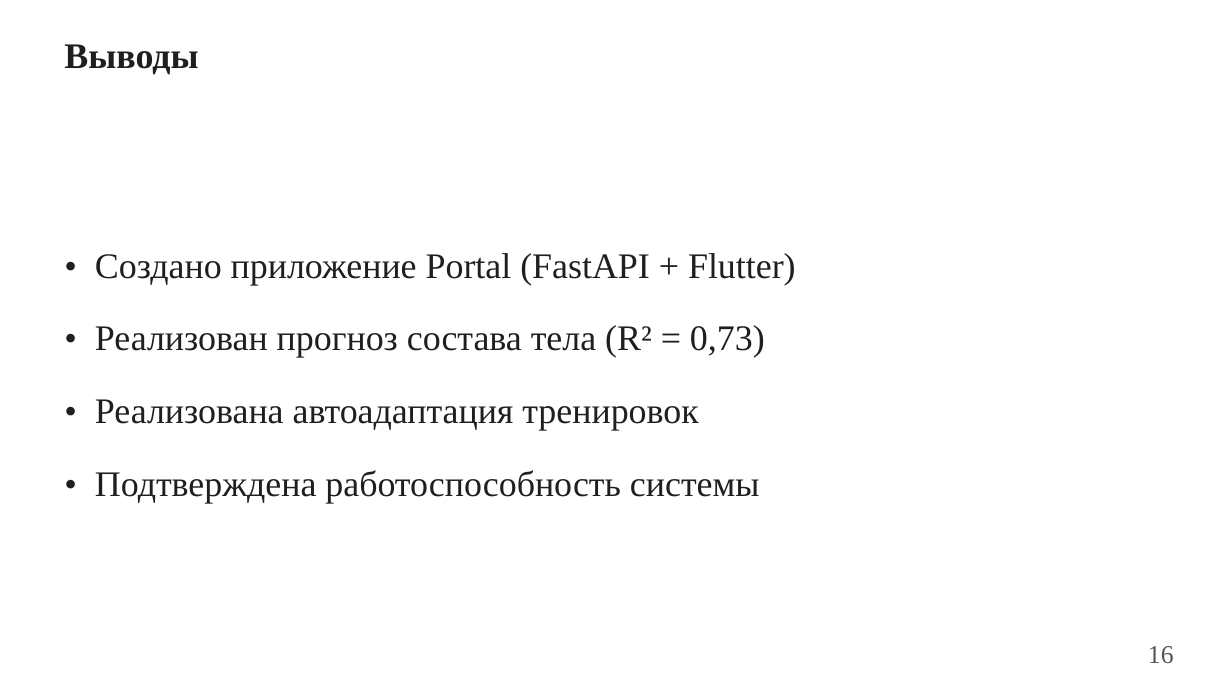
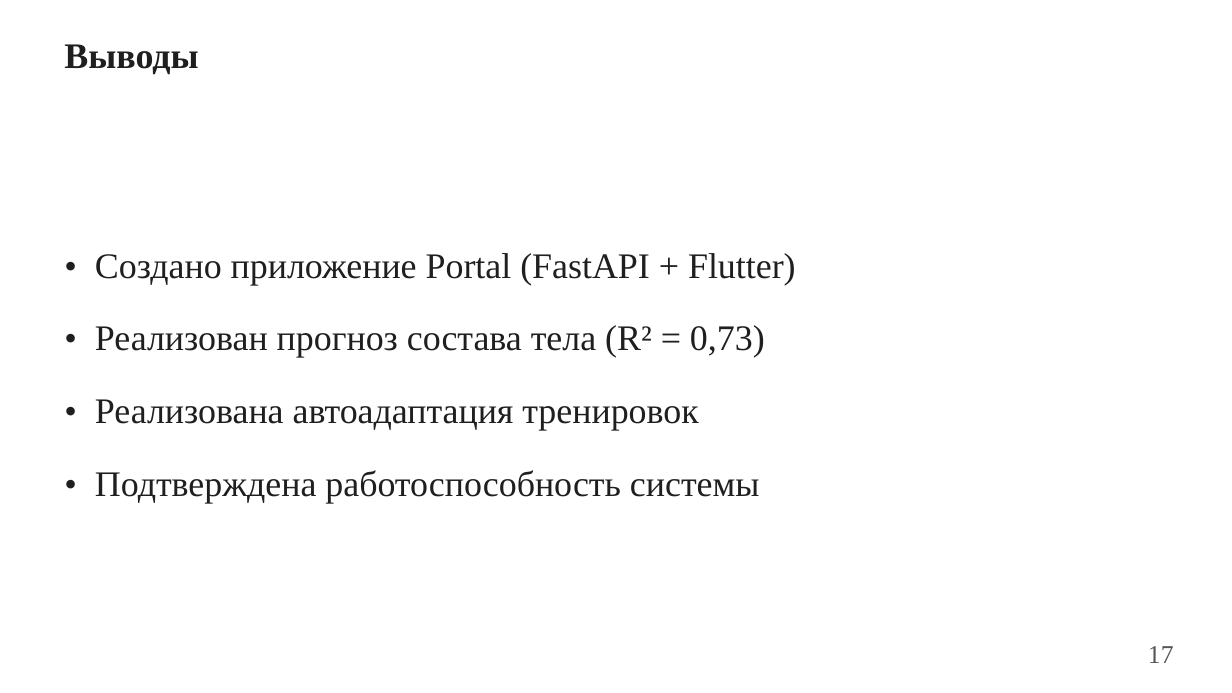
Before and after one commit to geox55/fitness-tracker, a slide deck: slide 17 of docs/thesis/presentation-maria.pptx (slide 16 before the commit). Drawn at 1232x693 pixels with LibreOffice and Linux fonts; fonts in the diff are those of the drawing. Boxes give left, top, right and bottom in pixels: in the first picture for what was removed or moved away, otherwise in the second. Text is boxed around its words. In the diff, an @@ line names an element or a change of style, - is before the commit and + after.

```diff
--- a/docs/thesis/presentation-maria.pptx
+++ b/docs/thesis/presentation-maria.pptx
@@ text at (1148, 646, 1174, 663): text changed @@
-16
+17
```
Also in this commit, not shown: 1 slide added, 11 other files.
